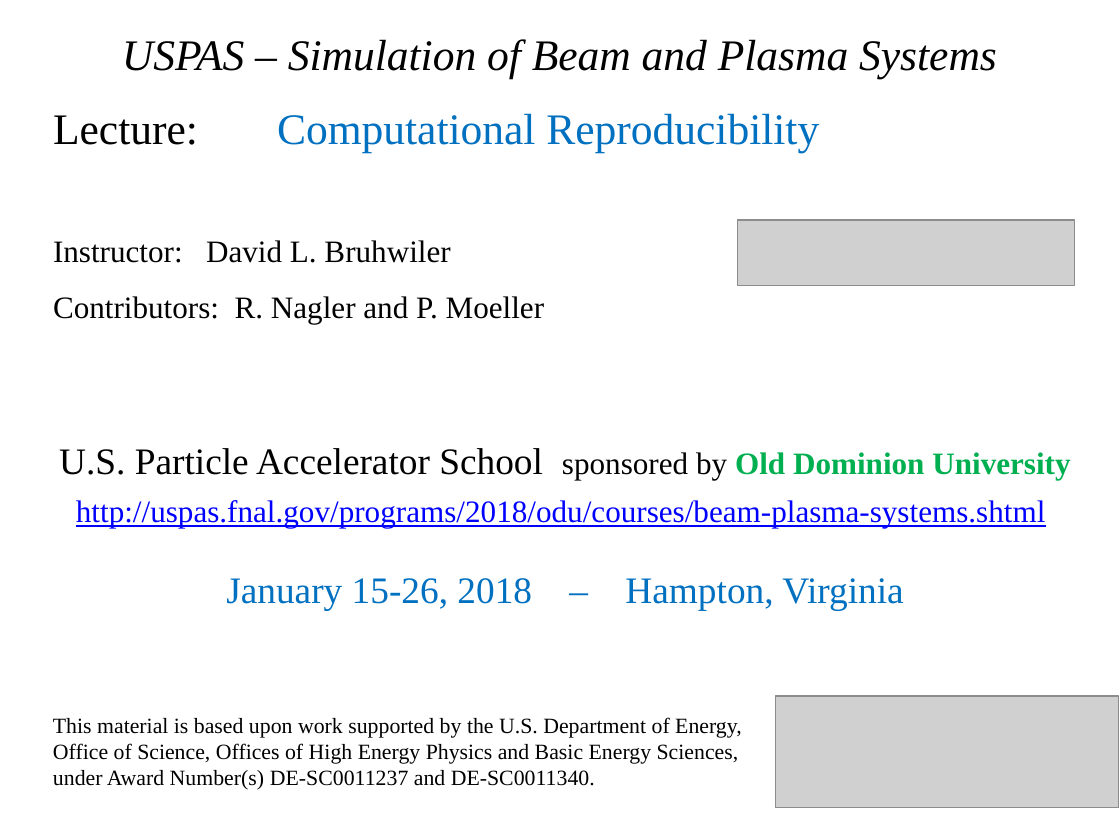
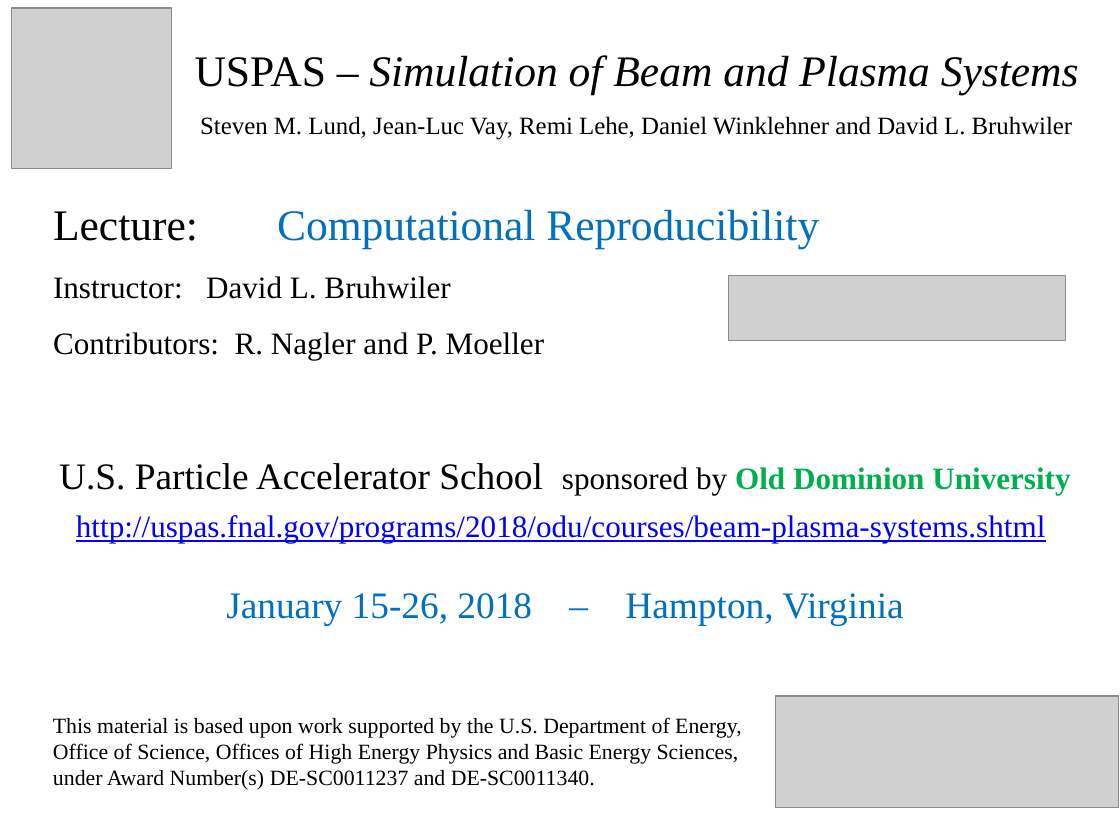
Before and after one commit to uspas/simbeamplasma18, a slide deck: slide 1 of computational_reproducibility/lecture/2018_ComputationalReproducibility_Bruhwiler_USPAS.pptx. Drawn at 1120x840 pixels with LibreOffice and Linux fonts; fonts in the diff are those of the drawing; grey boxes stand for pictures. Boxes give left, top, right and bottom in pixels: in the first picture for what was removed or moved away, otherwise in the second. Text is boxed around its words. In the diff, an @@ line names an element or a change of style, - is before the commit and + after.

```diff
--- a/computational_reproducibility/lecture/2018_ComputationalReproducibility_Bruhwiler_USPAS.pptx
+++ b/computational_reproducibility/lecture/2018_ComputationalReproducibility_Bruhwiler_USPAS.pptx
@@ picture added at (11,8,171,168) @@
@@ title at (195,55,1079,140): text changed; size 28 to 16 pt; italic off @@
-USPAS – Simulation of Beam and Plasma Systems
+USPAS – Simulation of Beam and Plasma Systems
+Steven M. Lund, Jean-Luc Vay, Remi Lehe, Daniel Winklehner and David L. Bruhwiler
@@ text "Lecture: Computational Reproducibility": place and size @@
-text "Lecture: Computational Reproducibility" at (53,113,819,153)
+text "Lecture: Computational Reproducibility" at (53,209,819,249)
@@ text "Instructor: David L. Bruhwiler": place and size @@
-text "Instructor: David L. Bruhwiler" at (53,240,545,324)
+text "Instructor: David L. Bruhwiler" at (53,276,545,359)
@@ picture: place and size @@
-picture at (737,220,1074,286)
+picture at (728,276,1065,342)
@@ text "U.S. Particle Accelerator School sponsored ...": place and size @@
-text "U.S. Particle Accelerator School sponsored ..." at (59,448,1070,610)
+text "U.S. Particle Accelerator School sponsored ..." at (59,463,1070,625)
```
Also in this commit, not shown: 9 other slides changed.
